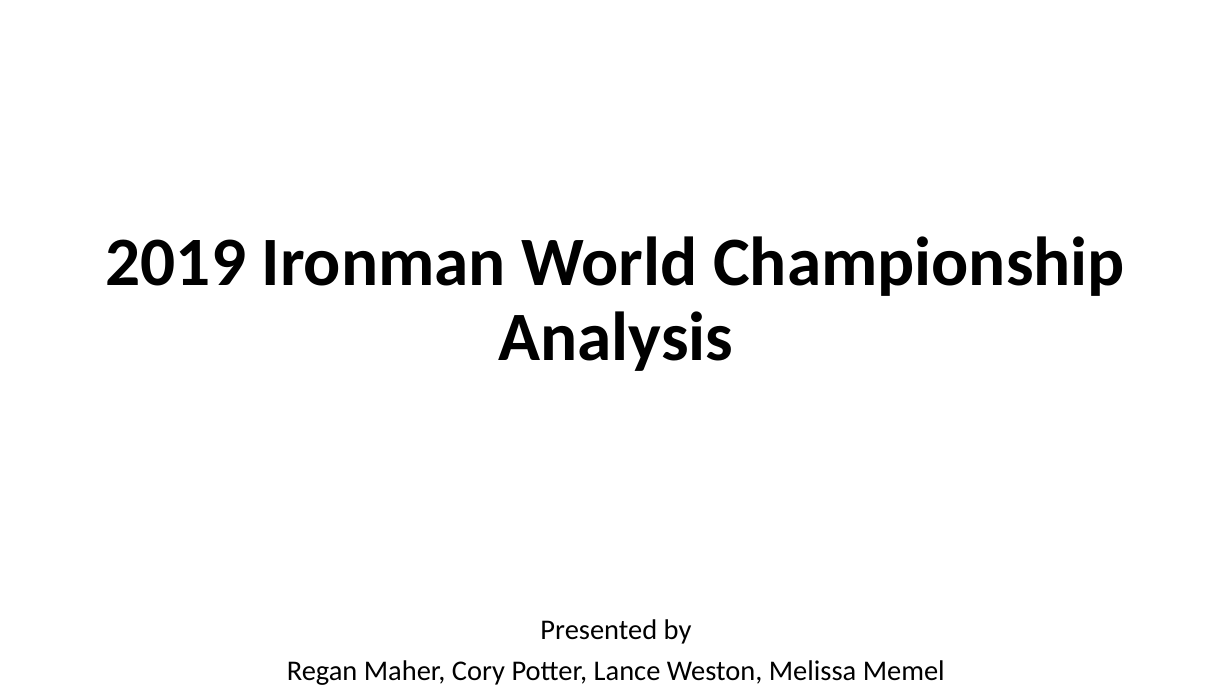
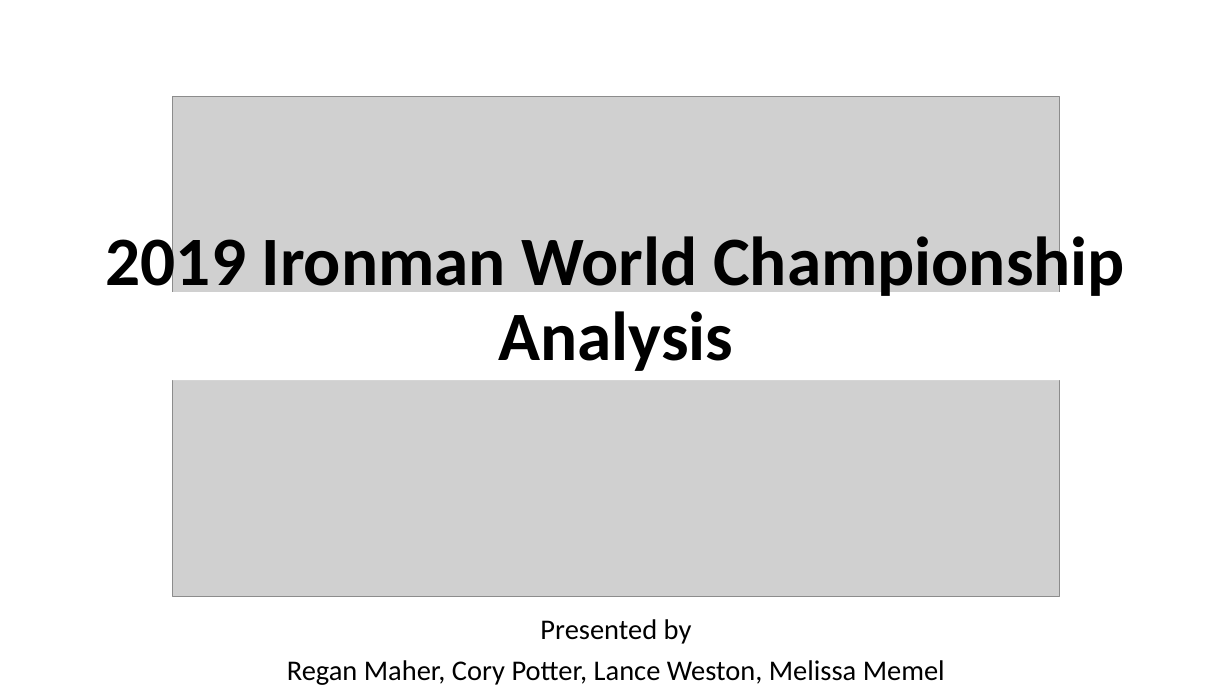
Before and after one commit to rmaher314/Project2, a slide deck: slide 1 of PowerPoint_Presentation.pptx. Drawn at 1232x693 pixels with LibreOffice and Linux fonts; fonts in the diff are those of the drawing; grey boxes stand for pictures; background and template pictures are left out. Boxes give left, top, right and bottom in pixels: in the first picture for what was removed or moved away, otherwise in the second. Text is boxed around its words. In the diff, an @@ line names an element or a change of style, - is before the commit and + after.

```diff
--- a/PowerPoint_Presentation.pptx
+++ b/PowerPoint_Presentation.pptx
@@ picture added at (172,97,1060,596) @@
@@ title "2019 Ironman World Championship Analysis": place and size @@
-title "2019 Ironman World Championship Analysis" at (106,236,1125,371)
+title "2019 Ironman World Championship Analysis" at (0,292,1232,380)
```
Also in this commit, not shown: 13 slides added, 6 slides removed.
